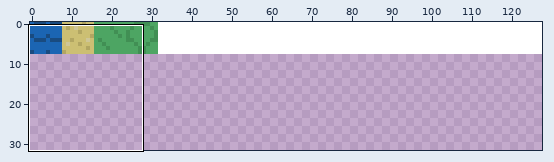
File history of a sprite sheet, src/assets/tileset.png. The first picture is a wide view before the edit; the outline marks the close-up.
Close-up. First the earlier version:
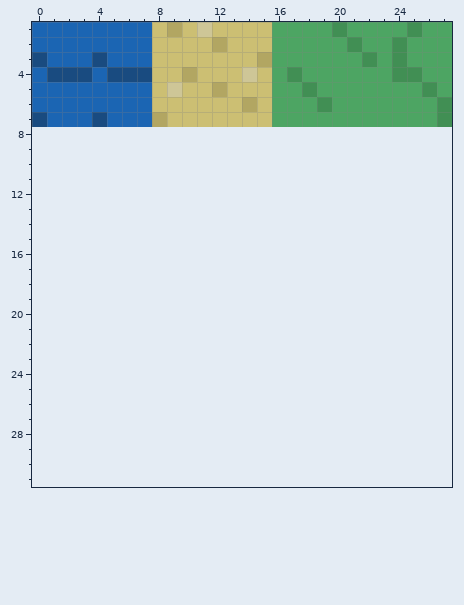
The file is 128x8 pixels. Colours within 5 levels of each other are drawn and written as one. Shown: x 0..27, y 1..31. The old version is drawn lined up with the new one, on the new canvas.
After:
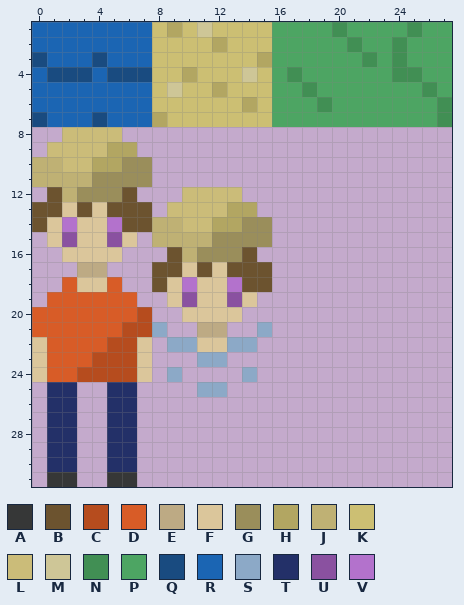
Palette (. is transparent): A #363737  B #6c532f  C #b64c1e  D #d85c27  E #bdaa84  F #dbc69b  G #9a8e5b  H #b2a662  J #bfb174  K #ccbf73  L #cbbc79  M #cec697  N #418f54  P #4da563  Q #194b80  R #1b65b3  S #8ca9c7  T #233068  U #8a51a0  V #b372cc
What changed:
canvas 128x8 -> 128x32
@@ x 0..17 @@
  7 QRRRQRRRHKKKKKKKPP
- 8 ..................
- 9 ..................
-10 ..................
-11 ..................
-12 ..................
-13 ..................
-14 ..................
-15 ..................
-16 ..................
-17 ..................
-18 ..................
-19 ..................
-20 ..................
-21 ..................
-22 ..................
-23 ..................
-24 ..................
-25 ..................
-26 ..................
-27 ..................
-28 ..................
-29 ..................
-30 ..................
-31 ..................
+ 8 ..LLLL............
+ 9 .LLLLHH...........
+10 JJLLHHGG..........
+11 JJJJGGGG..........
+12 .BJGGGB...LLLL....
+13 BBFBFBBB.LLLLHH...
+14 BFVFFVBBJJLLHHGG..
+15 .FUFFUF.JJJJGGGG..
+16 ..FFFF...BJGGGB...
+17 ...EE...BBFBFBBB..
+18 ..DFFD..BFVFFVBB..
+19 .DDDDDD..FUFFUF...
+20 DDDDDDDC..FFFF....
+21 DDDDDDCCS..EE..S..
+22 FDDDDCCF.SSFFSS...
+23 FDDDCCCF...SS.....
+24 FDDCCCCF.S....S...
+25 .TT..TT....SS.....
+26 .TT..TT...........
+27 .TT..TT...........
+28 .TT..TT...........
+29 .TT..TT...........
+30 .TT..TT...........
+31 .AA..AA...........
Pixel boxes of the changes (left, top, right, bottom) in both close-ups:
added: (32, 127, 272, 487)
